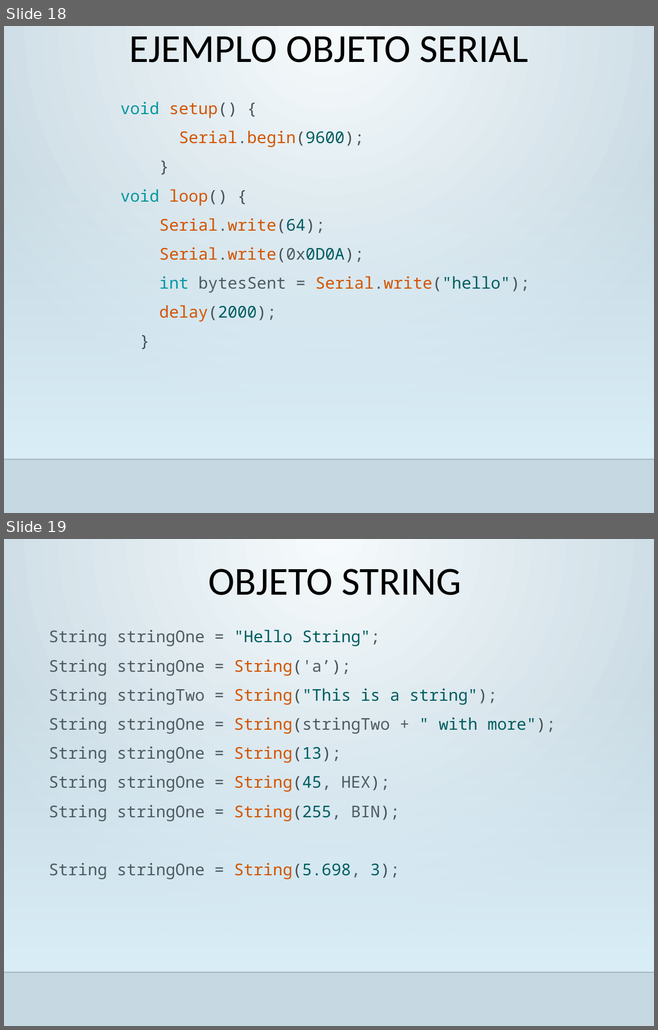
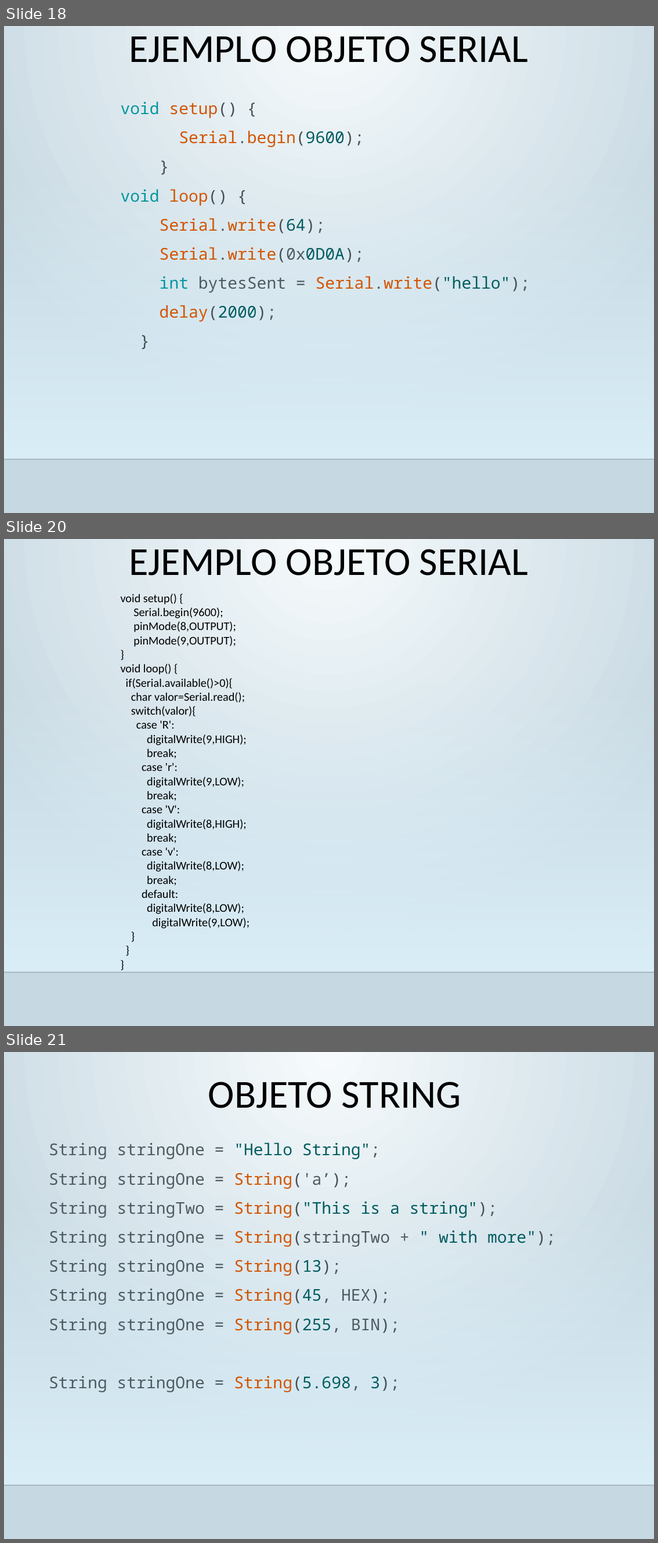
Before and after one commit to eduvel/cursoarduino, a slide deck: Presentaciones/Intro Arduino - 2024 - 3.pptx. Shown one above the other, each under a label of ours: slides 18 and 19 before the commit, slides 18, 20 and 21 after it; the slides between them are not shown. The pictures are 658x1030 and 658x1543 pixels, drawn with LibreOffice and Linux fonts; fonts in the diff are those of the drawing; background and template pictures are left out. Boxes give left, top, right and bottom in pixels: in the first picture for what was removed or moved away, otherwise in the second. Text is boxed around its words. In the diff, an @@ line names an element or a change of style, - is before the commit and + after.

```diff
--- a/Presentaciones/Intro Arduino - 2024 - 3.pptx
+++ b/Presentaciones/Intro Arduino - 2024 - 3.pptx
@@ slide 20 added at <box>4,539,654,1026</box>, background gradient #F6FBFD to #C7D9E2; not listed: 2 template elements that a slide beside it also shows @@
@@ title added at <box>129,549,528,576</box>, 44 pt, text #000000 @@
+EJEMPLO OBJETO SERIAL
@@ text added at <box>121,594,249,929</box>, 13 pt, text #000000 @@
+void setup() {
+Serial.begin(9600);
+pinMode(8,OUTPUT);
+pinMode(9,OUTPUT);
+}
+void loop() {
+if(Serial.available()>0){
+char valor=Serial.read();
+switch(valor){
+case 'R':
+digitalWrite(9,HIGH);
+break;
+case 'r':
+digitalWrite(9,LOW);
+break;
+case 'V':
+digitalWrite(8,HIGH);
+break;
+case 'v':
+digitalWrite(8,LOW);
+break;
+default:
+digitalWrite(8,LOW);
+digitalWrite(9,LOW);
+}
+}
+}
@@ what was slide 19 is now slide 21 @@
```
Also in this commit, not shown: 1 other slide added, 1 other file.
